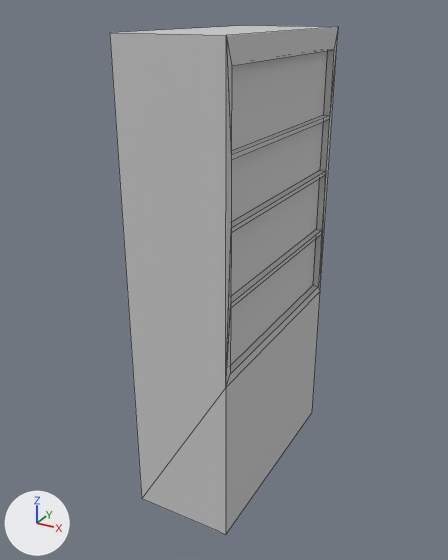
Renders of the FBX model Assets/Models/Props Updated/Standard Props/kitchen shelf.FBX from each side of a commit.
The view is the same before and after, from a camera (50 mm lens) standing at (1.081, -2.072, 0.983) and looking at (-0.038, -0.038, -0.035). The axes (+X, +Y, +Z) are drawn at lower left. The lights are the same throughout. Mesh edges are drawn as thin lines. Where no turn or scale is listed for an object, it has been applied to the vertices.

The older version as bpy lines, for what is in view:
```python
me_mesh = bpy.data.meshes.new('Mesh')
me_mesh.from_pydata(...)  # 44 vertices, 42 faces; spans x -0.2..0.2, y -0.46..0.46, z -0.91..0.91
me_mesh.materials.append(mat_material__32)  # light grey #cacaca
ob_wood_wall_035 = bpy.data.objects.new('wood wall 035', me_mesh)
ob_wood_wall_035.location = (0.0, 0.0, 0.0)
```
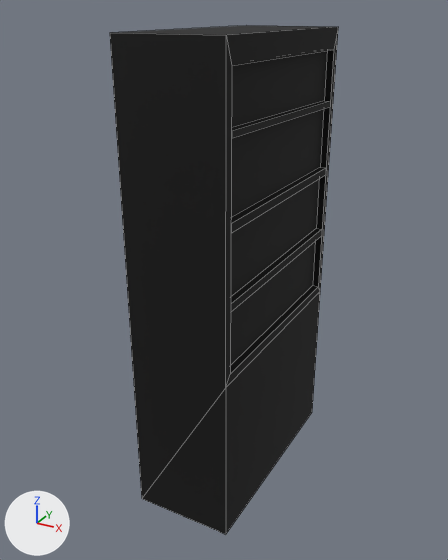
Changed parts and their boxes (x1, y1, x2, y2) in the pictures (448 x 560 px):
```json
{"part": 1, "of": "me_mesh", "change": "cut back", "before": [226, 31, 338, 386], "after": [226, 31, 338, 386]}
{"part": 2, "of": "me_mesh", "change": "recoloured", "before": [110, 25, 338, 534], "after": [110, 25, 338, 534], "on screen": "grey to black"}
```

Scene script edits in JSON lines:
```json
{"op": "add", "block": "mat_material__25", "code": ["mat_material__25 = principled_material('Material #25')", "mat_material__25.base_color = (0.0, 0.0, 0.0)  # black #000000", "mat_material__25.roughness = 0.859"]}
{"block": "me_mesh", "where": "# used by ob_wood_wall_035; location = (0.0, 0.0, 0.0)"}
{"op": "remove", "block": "me_mesh", "code": "me_mesh.from_pydata(...)  # 44 vertices, 42 faces; spans x -0.2..0.2, y -0.46..0.46, z -0.91..0.91"}
{"op": "add", "block": "me_mesh", "code": "me_mesh.from_pydata(...)  # 38 vertices, 21 faces; spans x -0.2..0.2, y -0.46..0.46, z -0.91..0.91"}
{"block": "me_mesh", "change": "me_mesh part 1"}
{"block": "me_mesh", "change": "18 vertices are removed from x 0.17..0.2, y -0.43..0.43, z 0.06..0.58"}
{"block": "me_mesh", "change": "31 faces are deleted"}
{"block": "me_mesh", "change": "12 vertices are added at x 0.17..0.2, y -0.43..0.43, z 0.05..0.65"}
{"block": "me_mesh", "change": "10 new faces join them"}
{"block": "me_mesh", "change": "me_mesh part 2: 11 faces spanning x -0.2..0.2, y -0.46..0.46, z -0.91..0.91 switch from mat_material__32 (light grey #cacaca) to mat_material__25 (black #000000)"}
```
